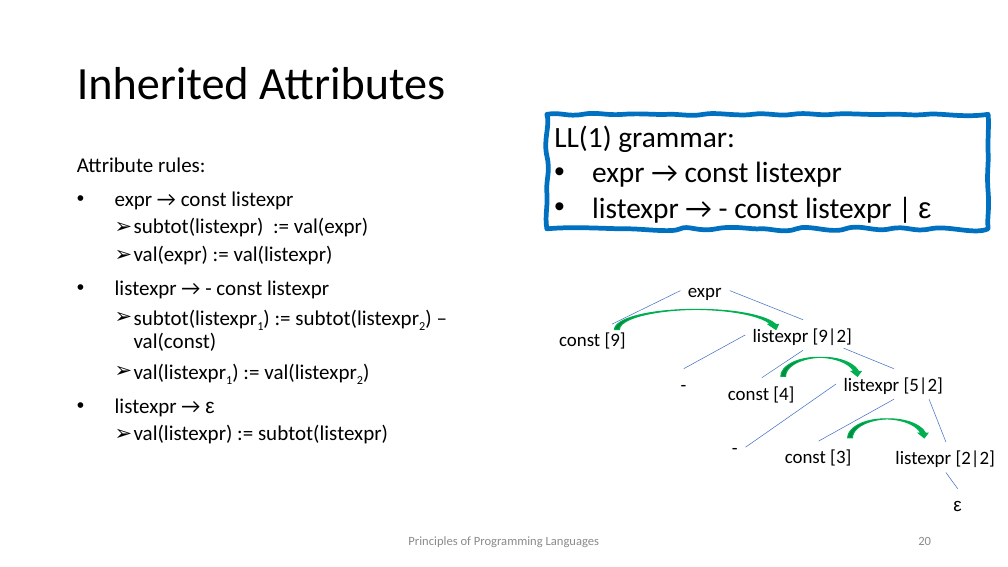
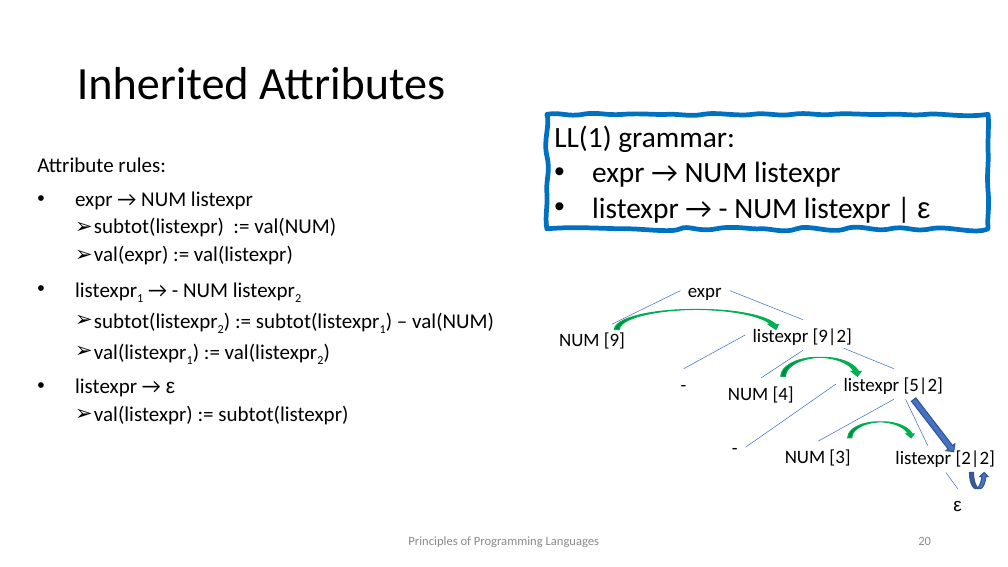
Before and after one commit to kongm/pl-design, a slide deck: slide 20 of semantics.pptx. Drawn at 1008x567 pixels with LibreOffice and Linux fonts; fonts in the diff are those of the drawing. Boxes give left, top, right and bottom in pixels: in the first picture for what was removed or moved away, otherwise in the second. Text is boxed around its words. In the diff, an @@ line names an element or a change of style, - is before the commit and + after.

```diff
--- a/semantics.pptx
+++ b/semantics.pptx
@@ text "Attribute rules:": place and size @@
-text "Attribute rules:" at (77, 157, 419, 444)
+text "Attribute rules:" at (37, 157, 494, 425)
@@ text in freeform shape at (592, 161, 930, 223): text changed @@
-• expr → const listexpr
-• listexpr → - const listexpr | ε
+• expr → NUM listexpr
+• listexpr → - NUM listexpr | ε
@@ text at (75, 191, 336, 237): text changed @@
-• expr → const listexpr
-  ➢ subtot(listexpr) := val(expr)
+• expr → NUM listexpr
+  ➢ subtot(listexpr) := val(NUM)
@@ text at (94, 283, 494, 332): text changed @@
-• listexpr → - const listexpr
-  ➢ subtot(listexpr1) := subtot(listexpr2) – val(const)
+• listexpr1 → - NUM listexpr2
+  ➢ subtot(listexpr2) := subtot(listexpr1) – val(NUM)
@@ text at (559, 332, 625, 349): text changed @@
-const [9]
+NUM [9]
@@ text at (728, 386, 794, 403): text changed @@
-const [4]
+NUM [4]
@@ line moved from (929, 399) - (946, 442) to (906, 399) - (928, 445) @@
@@ down arrow added at (910, 396, 959, 455), fill #4472C4, outline #325491 1 pt @@
@@ text at (785, 449, 850, 466): text changed @@
-const [3]
+NUM [3]
@@ curved down arrow: place and size @@
-curved down arrow at (848, 419, 929, 438)
+curved down arrow at (848, 422, 915, 438)
@@ curved up arrow added at (969, 473, 988, 488), fill #4472C4, outline #325491 1 pt @@
```
Also in this commit, not shown: 2 other slides changed, 1 other file.
